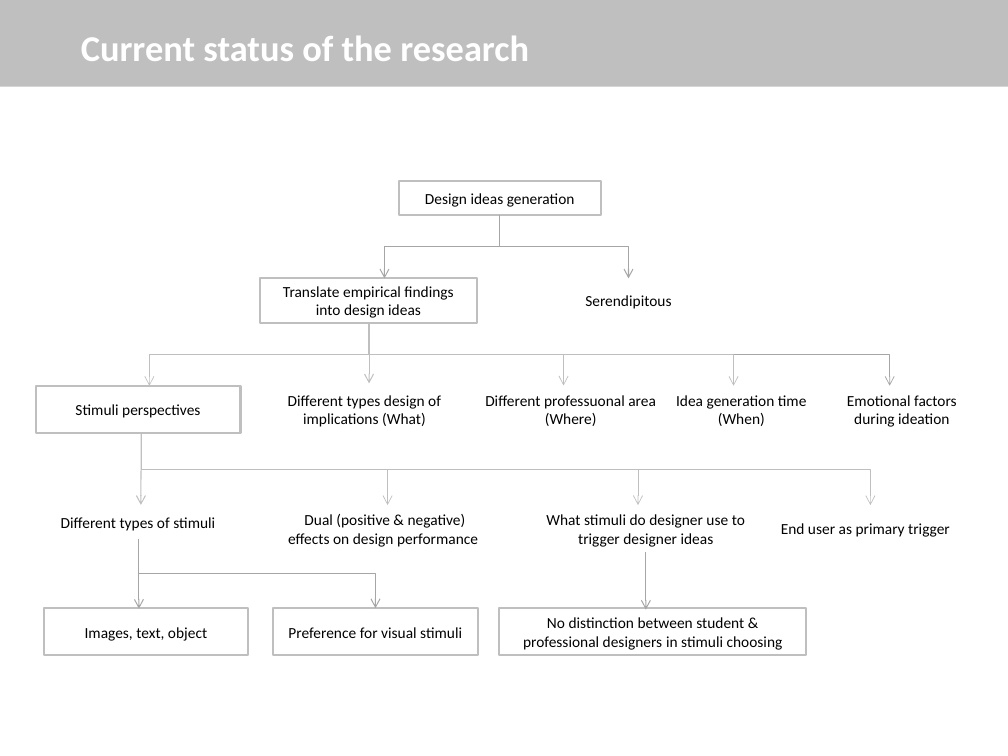
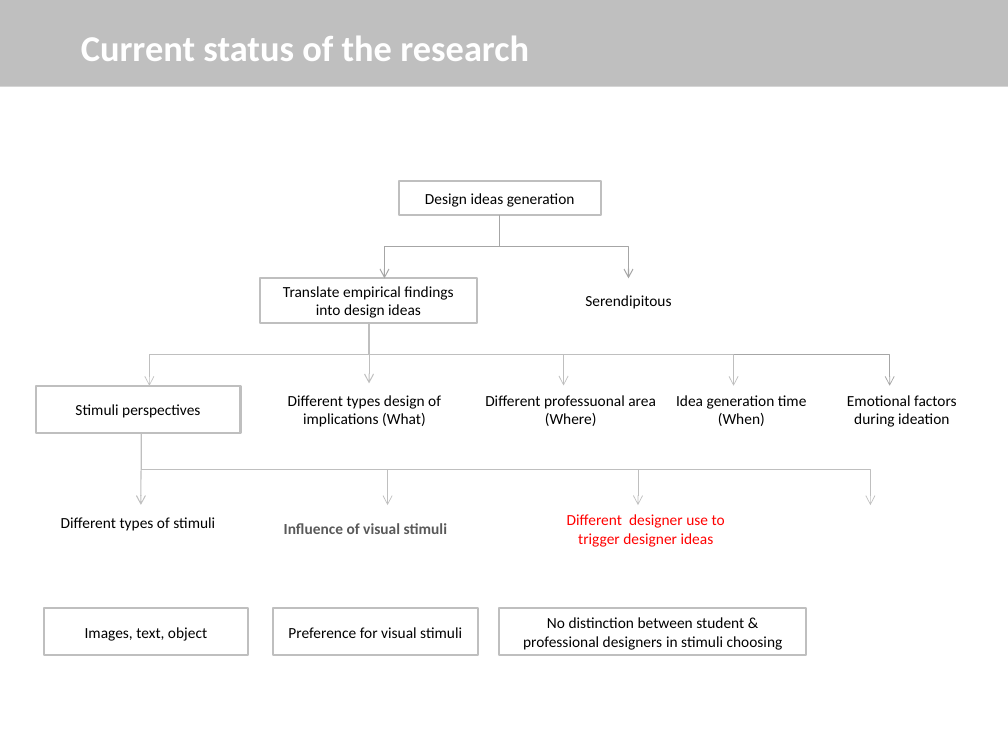
Before and after one commit to sunyingFUBerlin/PPT-for-IFKAD, a slide deck: slide 8 of ResearchProposal.pptx. Drawn at 1008x756 pixels with LibreOffice and Linux fonts; fonts in the diff are those of the drawing. Boxes give left, top, right and bottom in pixels: in the first picture for what was removed or moved away, otherwise in the second. Text is boxed around its words. In the diff, an @@ line names an element or a change of style, - is before the commit and + after.

```diff
--- a/ResearchProposal.pptx
+++ b/ResearchProposal.pptx
@@ elbow arrow removed from (138, 539) to (376, 608) @@
@@ arrow removed from (139, 539) to (139, 609) @@
@@ text at [284, 523, 447, 534]: text changed; text colour #000000 to #595959; bold on @@
-Dual (positive & negative) effects on design performance
+Influence of visual stimuli
@@ text at [567, 514, 725, 547]: text changed; text colour #000000 to #FF0000 @@
-What stimuli do designer use to trigger designer ideas
+Different designer use to trigger designer ideas
@@ text removed at [781, 523, 950, 537] @@
-End user as primary trigger
@@ arrow removed from (646, 552) to (646, 610) @@
```
Also in this commit, not shown: 6 other slides changed.
